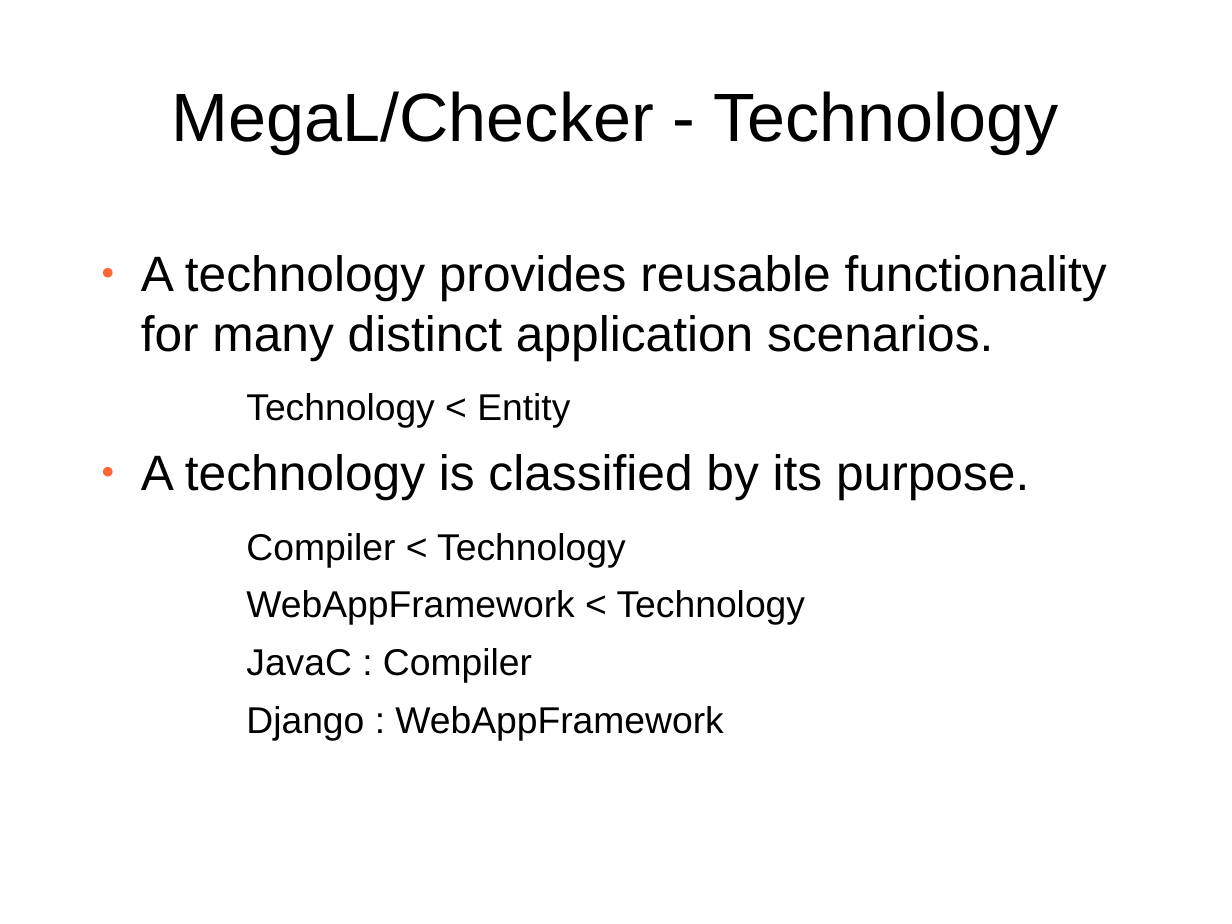
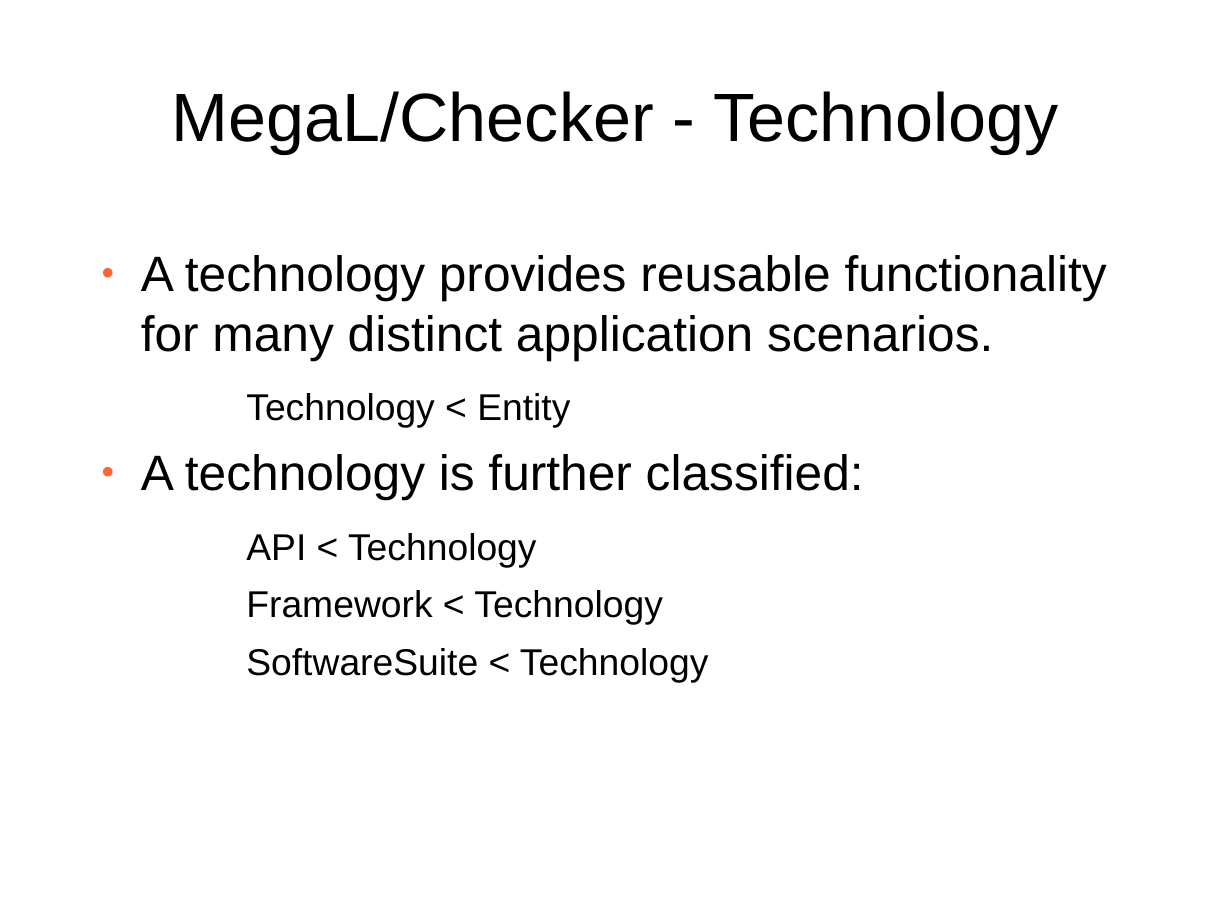
Before and after one commit to softlang/megalib, a slide deck: slide 20 of docs/LanguageDescription.odp. Drawn at 1232x924 pixels with LibreOffice and Linux fonts; fonts in the diff are those of the drawing; background and template pictures are left out. Boxes give left, top, right and bottom in pixels: in the first picture for what was removed or moved away, otherwise in the second. Text is boxed around its words. In the diff, an @@ line names an element or a change of style, - is before the commit and + after.

```diff
--- a/docs/LanguageDescription.odp
+++ b/docs/LanguageDescription.odp
@@ text at (141,454,864,683): text changed @@
-● A technology is classified by its purpose.
-    − Compiler < Technology
-    − WebAppFramework < Technology
-    − JavaC : Compiler
-    − Django : WebAppFramework
+● A technology is further classified:
+    − API < Technology
+    − Framework < Technology
+    − SoftwareSuite < Technology
```
Also in this commit, not shown: 1 other file.
